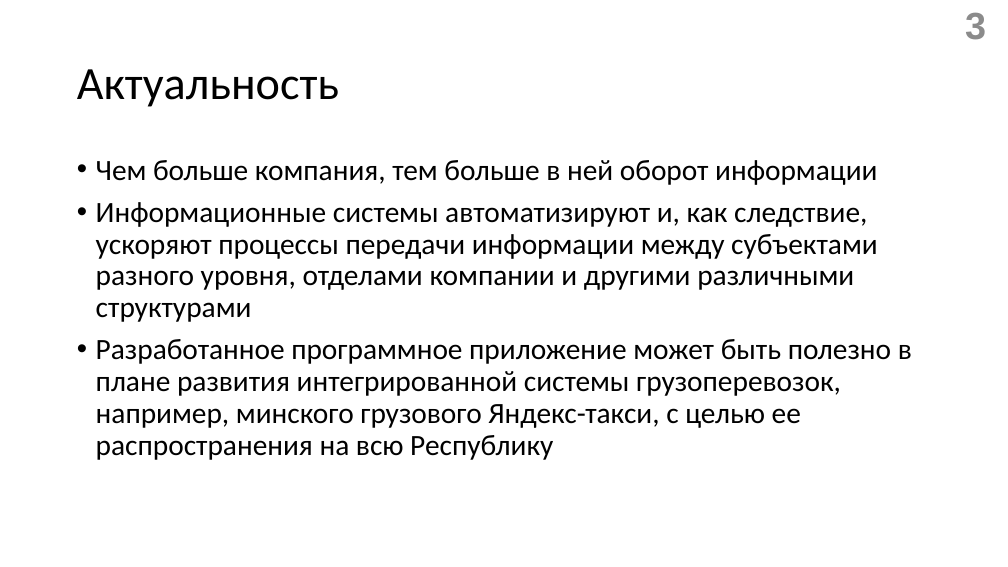
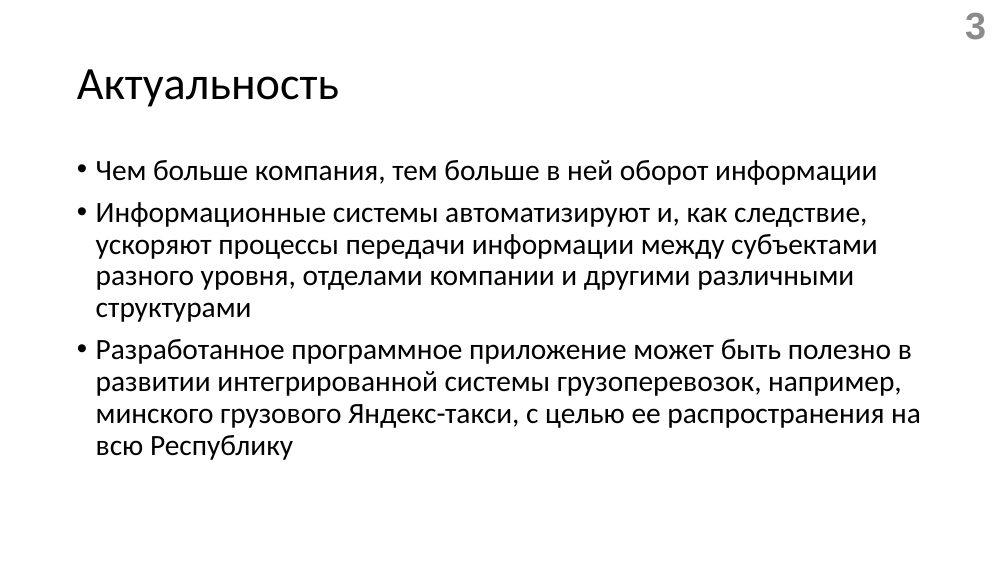
Before and after one commit to gromov-nikita/diplomHUB, a slide deck: slide 3 of diplom v2.0/doc/Презентация.pptx. Drawn at 1008x567 pixels with LibreOffice and Linux fonts; fonts in the diff are those of the drawing. Boxes give left, top, right and bottom in pixels: in the first picture for what was removed or moved away, otherwise in the second. Text is boxed around its words. In the diff, an @@ line names an element or a change of style, - is before the commit and + after.

```diff
--- a/diplom v2.0/doc/Презентация.pptx
+++ b/diplom v2.0/doc/Презентация.pptx
@@ text at bbox=[96, 339, 921, 460]: text changed @@
-• Разработанное программное приложение может быть полезно в плане развития интегрированной системы грузоперевозок, например, минского грузового Яндекс-такси, с целью ее распространения на всю Республику
+• Разработанное программное приложение может быть полезно в развитии интегрированной системы грузоперевозок, например, минского грузового Яндекс-такси, с целью ее распространения на всю Республику
```
Also in this commit, not shown: 1 other file.
